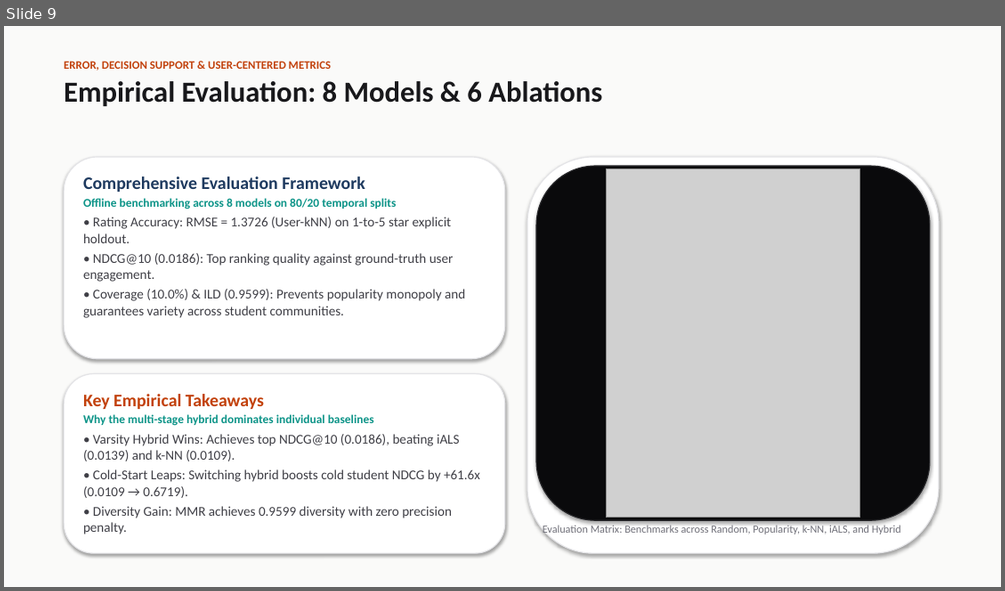
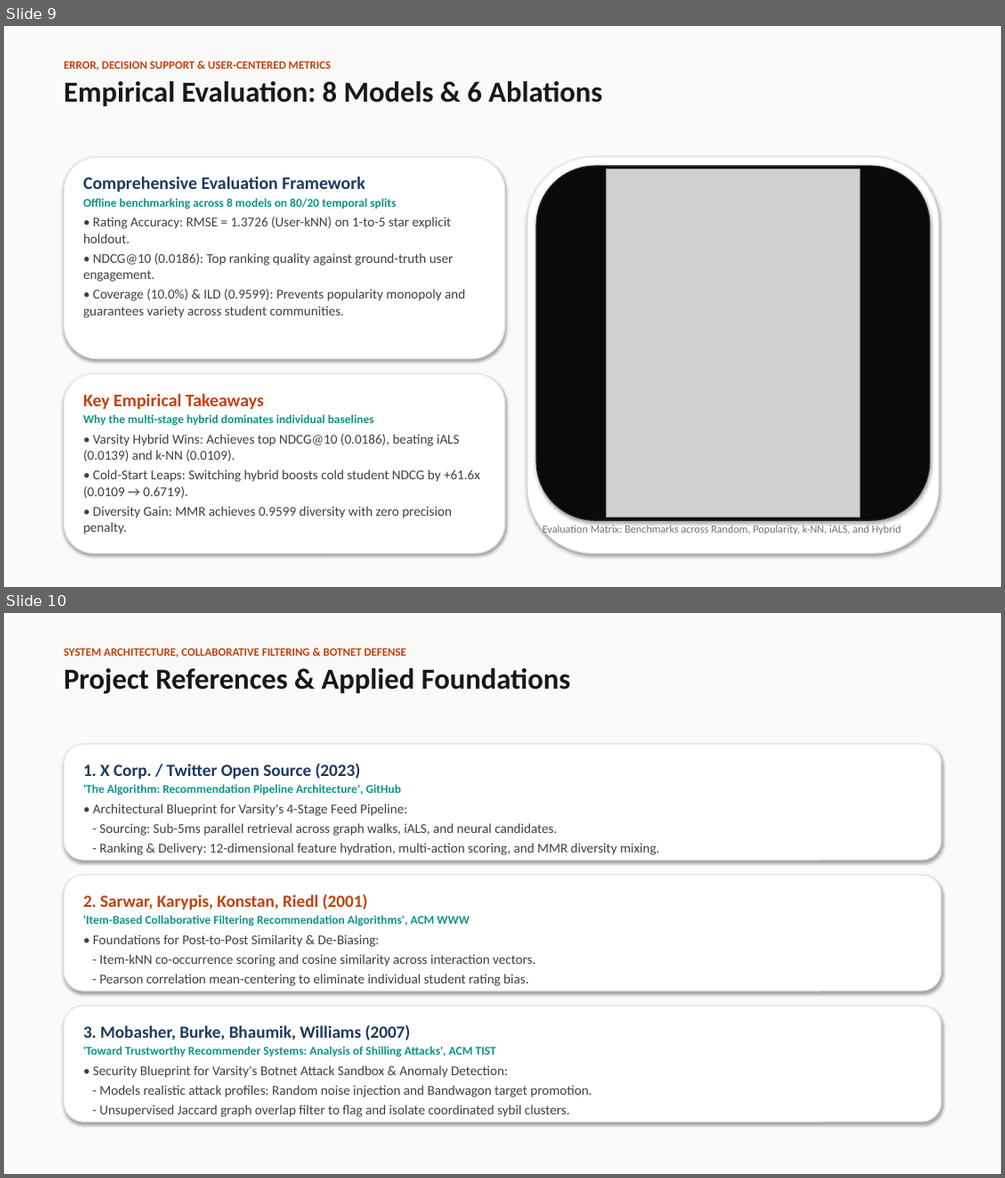
Before and after one commit to Sid-V5/CustomRecom, a slide deck: Varsity_RecSys_Presentation.pptx. Shown one above the other, each under a label of ours: slide 9 before the commit, slides 9 and 10 after it. The pictures are 1005x591 and 1005x1178 pixels, drawn with LibreOffice and Linux fonts; fonts in the diff are those of the drawing; grey boxes stand for pictures. Boxes give left, top, right and bottom in pixels: in the first picture for what was removed or moved away, otherwise in the second. Text is boxed around its words. In the diff, an @@ line names an element or a change of style, - is before the commit and + after.

Commit message:
refactor: streamline Slide 10 to strictly feature the 3 applied Column 2 references

```diff
--- a/Varsity_RecSys_Presentation.pptx
+++ b/Varsity_RecSys_Presentation.pptx
@@ slide 10 added at box(4, 613, 1001, 1174), background #FFFFFF @@
@@ rectangle added at box(4, 613, 1001, 1174), fill #FAFAF9 @@
@@ text added at box(64, 648, 571, 694), 11 pt, text #C2410C, bold @@
+SYSTEM ARCHITECTURE, COLLABORATIVE FILTERING & BOTNET DEFENSE
+Project References & Applied Foundations
@@ rounded rectangle added at box(64, 744, 941, 860), fill #FFFFFF, outline #E4E4E7 1 pt @@
@@ text added at box(83, 763, 659, 855), 13 pt, text #3F3F46 @@
+1. X Corp. / Twitter Open Source (2023)
+'The Algorithm: Recommendation Pipeline Architecture', GitHub
+• Architectural Blueprint for Varsity's 4-Stage Feed Pipeline:
+- Sourcing: Sub-5ms parallel retrieval across graph walks, iALS, and neural candidates.
+- Ranking & Delivery: 12-dimensional feature hydration, multi-action scoring, and MMR diversity mixing.
@@ rounded rectangle added at box(64, 875, 941, 990), fill #FFFFFF, outline #E4E4E7 1 pt @@
@@ text added at box(83, 894, 535, 986), 13 pt, text #3F3F46 @@
+2. Sarwar, Karypis, Konstan, Riedl (2001)
+'Item-Based Collaborative Filtering Recommendation Algorithms', ACM WWW
+• Foundations for Post-to-Post Similarity & De-Biasing:
+- Item-kNN co-occurrence scoring and cosine similarity across interaction vectors.
+- Pearson correlation mean-centering to eliminate individual student rating bias.
@@ rounded rectangle added at box(64, 1005, 941, 1121), fill #FFFFFF, outline #E4E4E7 1 pt @@
@@ text added at box(83, 1025, 591, 1117), 13 pt, text #3F3F46 @@
+3. Mobasher, Burke, Bhaumik, Williams (2007)
+'Toward Trustworthy Recommender Systems: Analysis of Shilling Attacks', ACM TIST
+• Security Blueprint for Varsity's Botnet Attack Sandbox & Anomaly Detection:
+- Models realistic attack profiles: Random noise injection and Bandwagon target promotion.
+- Unsupervised Jaccard graph overlap filter to flag and isolate coordinated sybil clusters.
```
Also in this commit, not shown: 1 slide removed, 3 other files.
